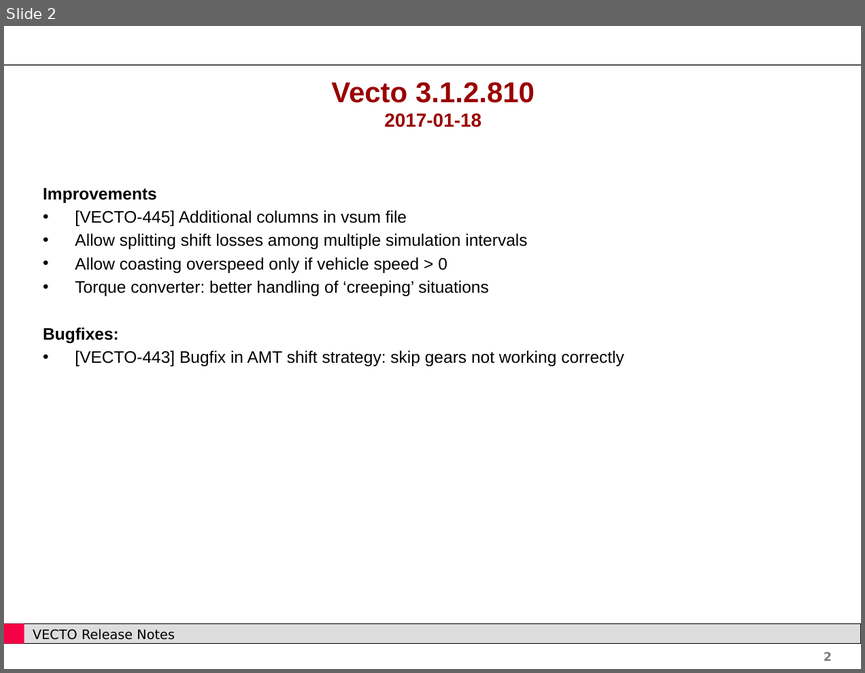
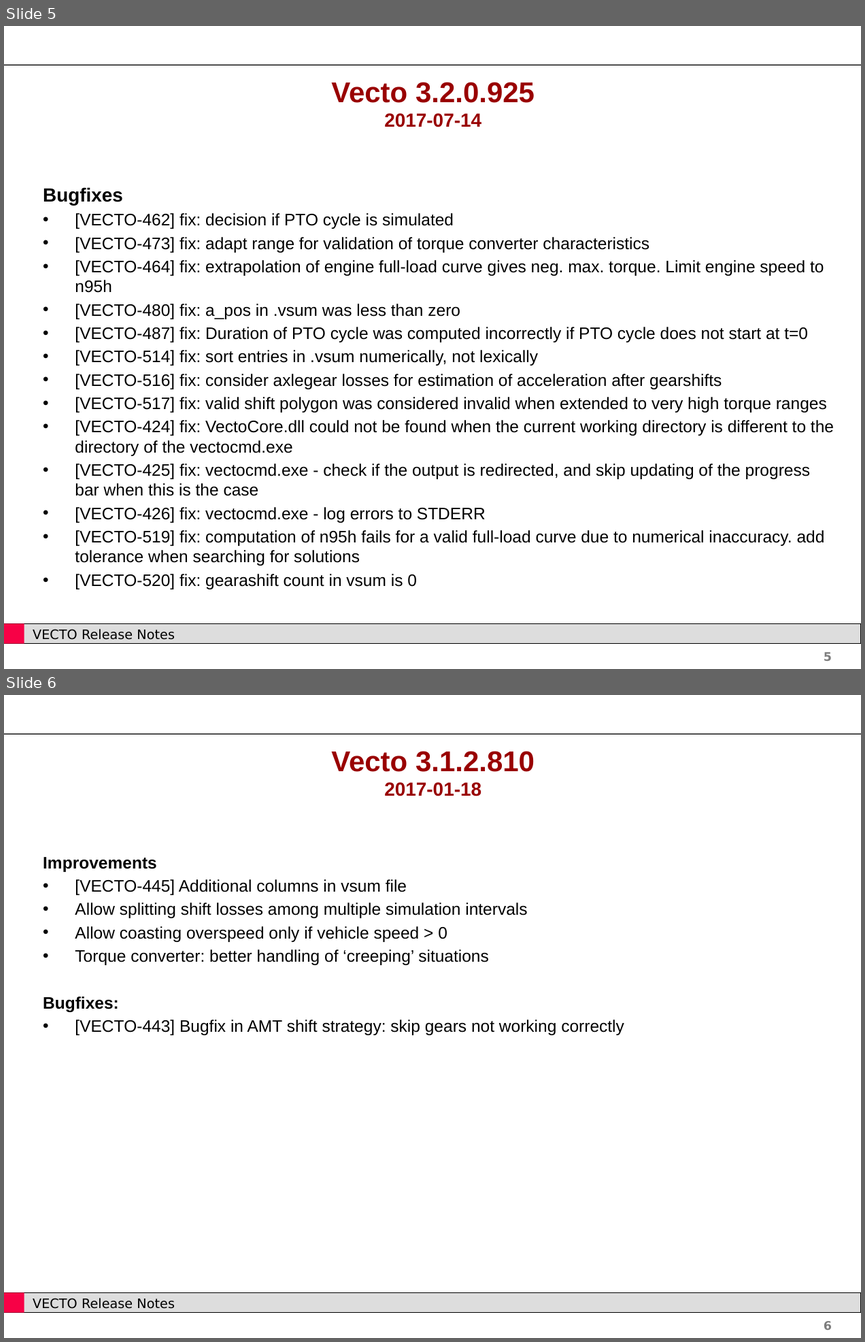
Before and after one commit to tanawadeatharva/BharatVECTO, a slide deck: Documentation/User Manual Source/Release Notes Vecto3.x.pptx. Shown one above the other, each under a label of ours: slide 2 before the commit, slides 5 and 6 after it. The pictures are 865x673 and 865x1342 pixels, drawn with LibreOffice and Linux fonts; fonts in the diff are those of the drawing; background and template pictures are left out. Boxes give left, top, right and bottom in pixels: in the first picture for what was removed or moved away, otherwise in the second. Text is boxed around its words. In the diff, an @@ line names an element or a change of style, - is before the commit and + after.

```diff
--- a/Documentation/User Manual Source/Release Notes Vecto3.x.pptx
+++ b/Documentation/User Manual Source/Release Notes Vecto3.x.pptx
@@ slide 5 added at box(4, 26, 861, 669), background #FFFFFF; not listed: 5 template elements that a slide beside it also shows @@
@@ title added at box(331, 82, 534, 127), 24 pt, text #990000, bold @@
+Vecto 3.2.0.925
+2017-07-14
@@ text added at box(43, 187, 834, 589), 14 pt, text #000000 @@
+Bugfixes
+• [VECTO-462] fix: decision if PTO cycle is simulated
+• [VECTO-473] fix: adapt range for validation of torque converter characteristics
+• [VECTO-464] fix: extrapolation of engine full-load curve gives neg. max. torque. Limit engine speed to n95h
+• [VECTO-480] fix: a_pos in .vsum was less than zero
+• [VECTO-487] fix: Duration of PTO cycle was computed incorrectly if PTO cycle does not start at t=0
+• [VECTO-514] fix: sort entries in .vsum numerically, not lexically
+• [VECTO-516] fix: consider axlegear losses for estimation of acceleration after gearshifts
+• [VECTO-517] fix: valid shift polygon was considered invalid when extended to very high torque ranges
+• [VECTO-424] fix: VectoCore.dll could not be found when the current working directory is different to the directory of the vectocmd.exe
+• [VECTO-425] fix: vectocmd.exe - check if the output is redirected, and skip updating of the progress bar when this is the case
+• [VECTO-426] fix: vectocmd.exe - log errors to STDERR
+• [VECTO-519] fix: computation of n95h fails for a valid full-load curve due to numerical inaccuracy. add tolerance when searching for solutions
+• [VECTO-520] fix: gearashift count in vsum is 0
@@ what was slide 2 is now slide 6 @@
@@ page number at box(823, 1321, 832, 1329): text changed @@
-2
+6
```
Also in this commit, not shown: 1 slide changed, 3 other slides added.
